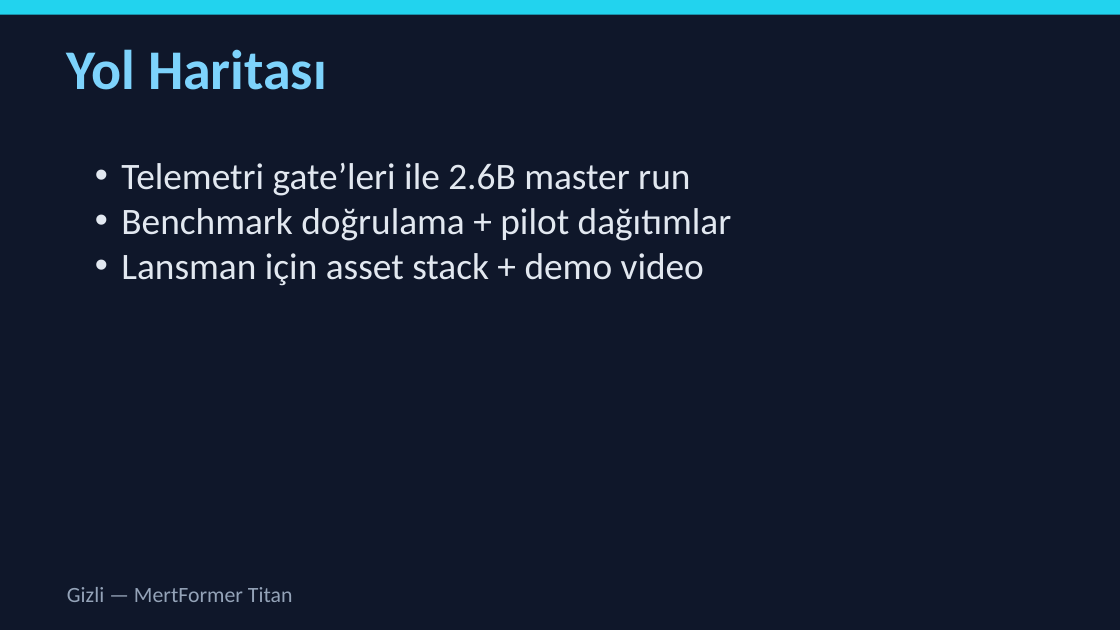
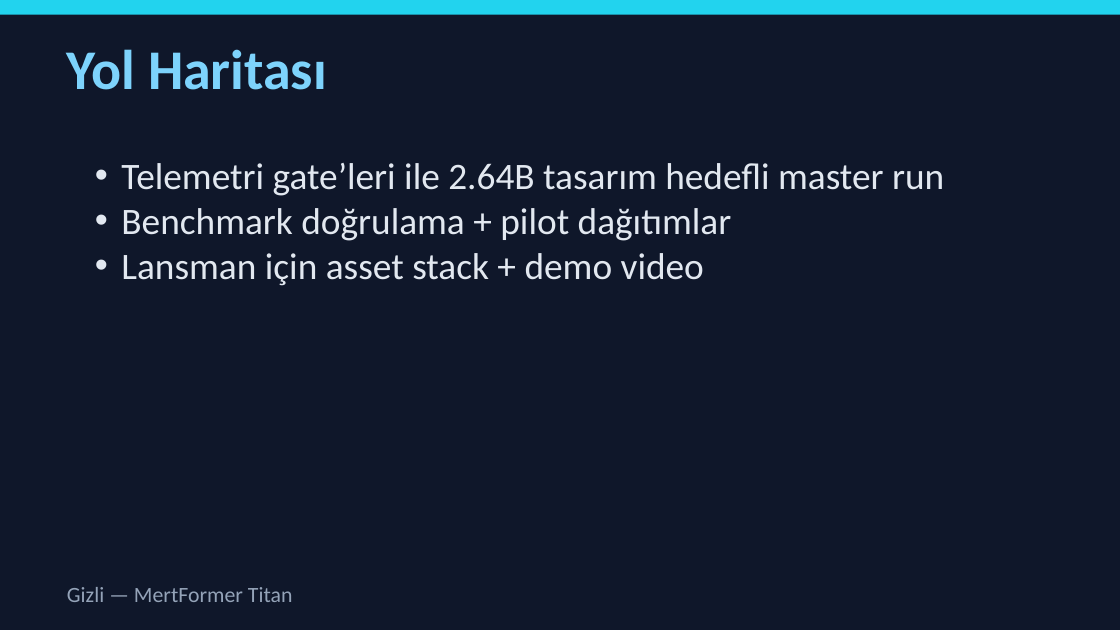
Before and after one commit to latentcore/mertformer-titan-core, a slide deck: slide 11 of reports/investor_deck_TR.pptx. Drawn at 1120x630 pixels with LibreOffice and Linux fonts; fonts in the diff are those of the drawing. Boxes give left, top, right and bottom in pixels: in the first picture for what was removed or moved away, otherwise in the second. Text is boxed around its words. In the diff, an @@ line names an element or a change of style, - is before the commit and + after.

```diff
--- a/reports/investor_deck_TR.pptx
+++ b/reports/investor_deck_TR.pptx
@@ text at [121,163,944,196]: text changed @@
-• Telemetri gate’leri ile 2.6B master run
+• Telemetri gate’leri ile 2.64B tasarım hedefli master run
```
Also in this commit, not shown: 2 other slides changed, 42 other files.
